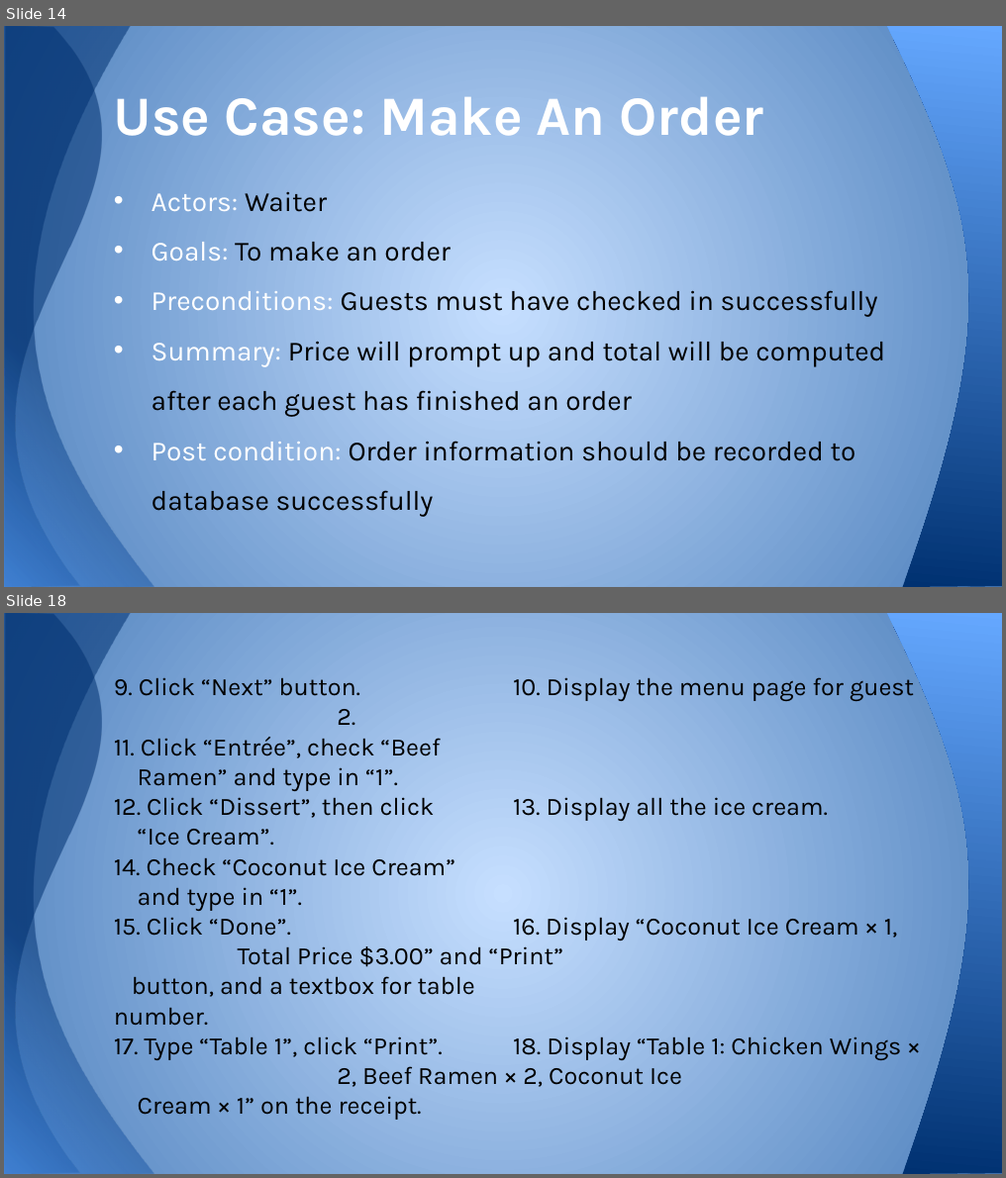
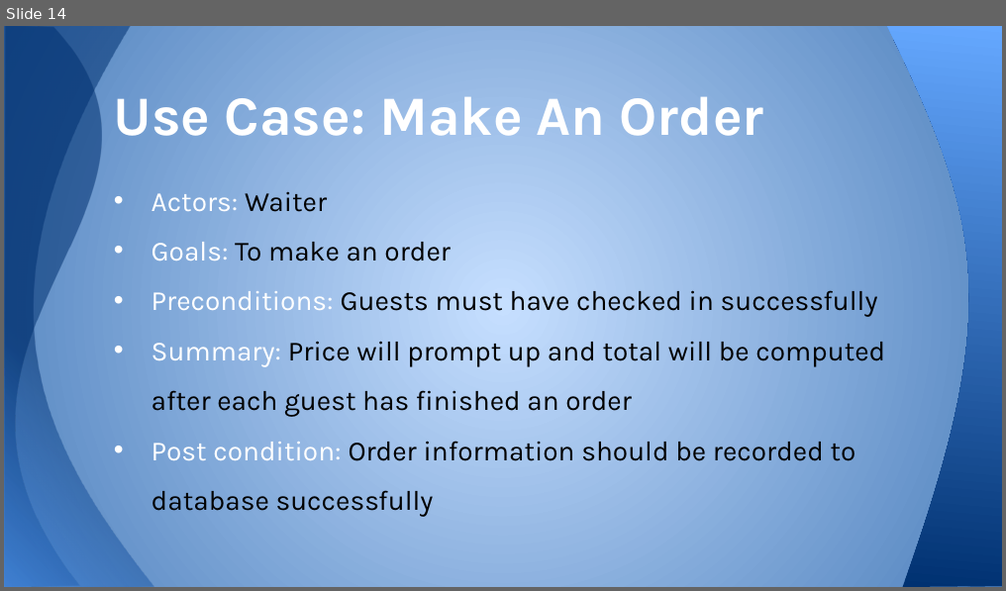
Before and after one commit to ruicsc/CSC640-Project, a slide deck: Project Part I.pptx. Shown one above the other, each under a label of ours: slides 14 and 18 before the commit, slide 14 after it; the slides between them are not shown. The pictures are 1006x1178 and 1006x591 pixels, drawn with LibreOffice and Linux fonts; fonts in the diff are those of the drawing. Boxes give left, top, right and bottom in pixels: in the first picture for what was removed or moved away, otherwise in the second. Text is boxed around its words. In the diff, an @@ line names an element or a change of style, - is before the commit and + after.

```diff
--- a/Project Part I.pptx
+++ b/Project Part I.pptx
@@ slide 18 removed at box(4, 613, 1002, 1174), background gradient #C6DFFF to #4F81BD; not listed: 3 template elements that a slide beside it also shows @@
@@ text removed at box(114, 677, 914, 1120) @@
-9. Click “Next” button. 10. Display the menu page for guest 2.
-11. Click “Entrée”, check “Beef
-Ramen” and type in “1”.
-12. Click “Dissert”, then click 13. Display all the ice cream.
-“Ice Cream”.
-14. Check “Coconut Ice Cream”
-and type in “1”.
-15. Click “Done”. 16. Display “Coconut Ice Cream × 1, Total Price $3.00” and “Print” button, and a textbox for table number.
-17. Type “Table 1”, click “Print”. 18. Display “Table 1: Chicken Wings × 2, Beef Ramen × 2, Coconut Ice Cream × 1” on the receipt.
```
Also in this commit, not shown: 5 slides changed, 4 slides added, 1 other slide removed.
